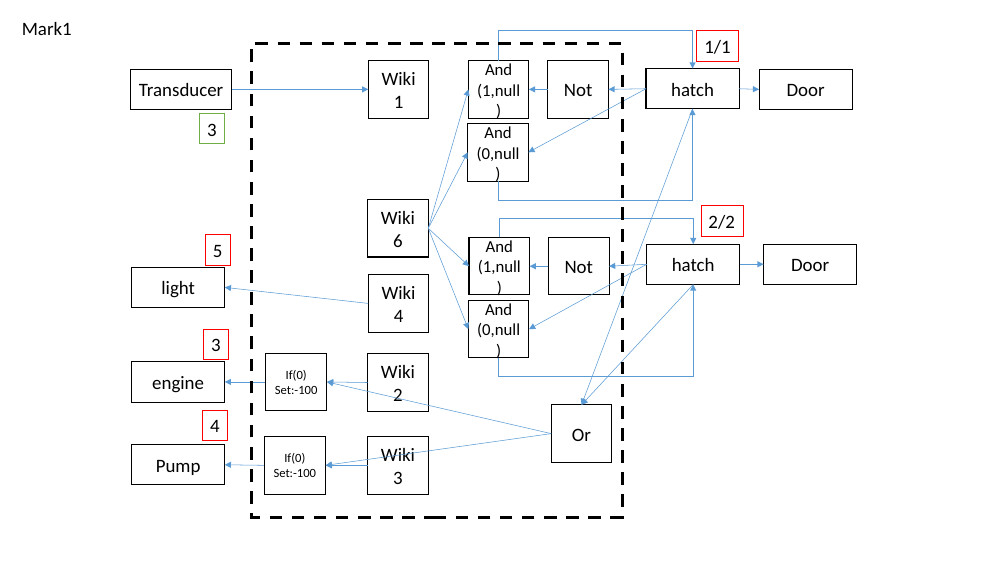
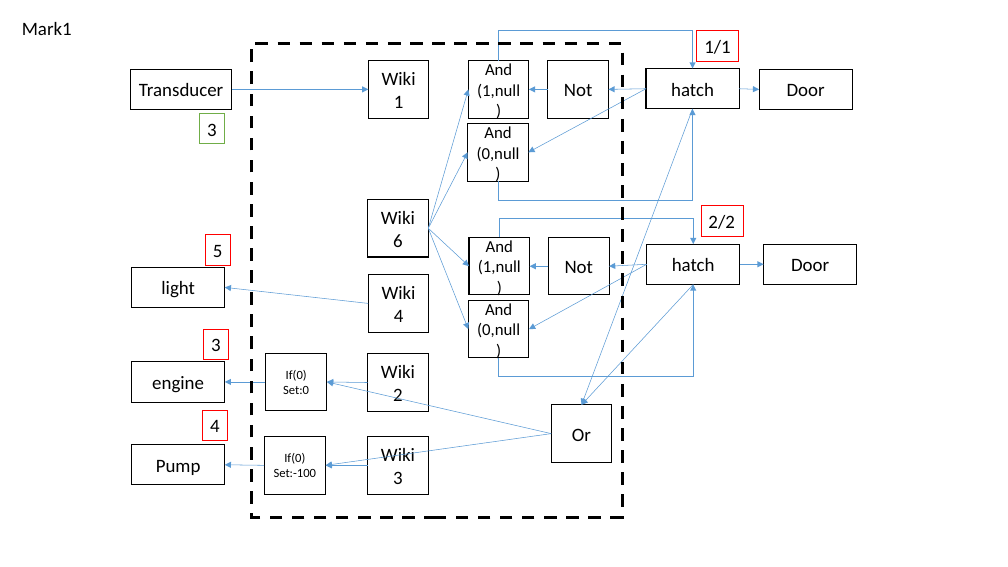
Before and after one commit to panhao4812/GameTools, a slide deck: slide 8 of BaroAngEditor/BaroAngEditor/mods/Lines.pptx. Drawn at 1008x567 pixels with LibreOffice and Linux fonts; fonts in the diff are those of the drawing. Boxes give left, top, right and bottom in pixels: in the first picture for what was removed or moved away, otherwise in the second. Text is boxed around its words. In the diff, an @@ line names an element or a change of style, - is before the commit and + after.

```diff
--- a/BaroAngEditor/BaroAngEditor/mods/Lines.pptx
+++ b/BaroAngEditor/BaroAngEditor/mods/Lines.pptx
@@ text in rectangle at (x1=283, y1=386, x2=309, y2=394): text changed @@
-Set:-100
+Set:0
```
Also in this commit, not shown: 2 other slides changed, 9 other files.
